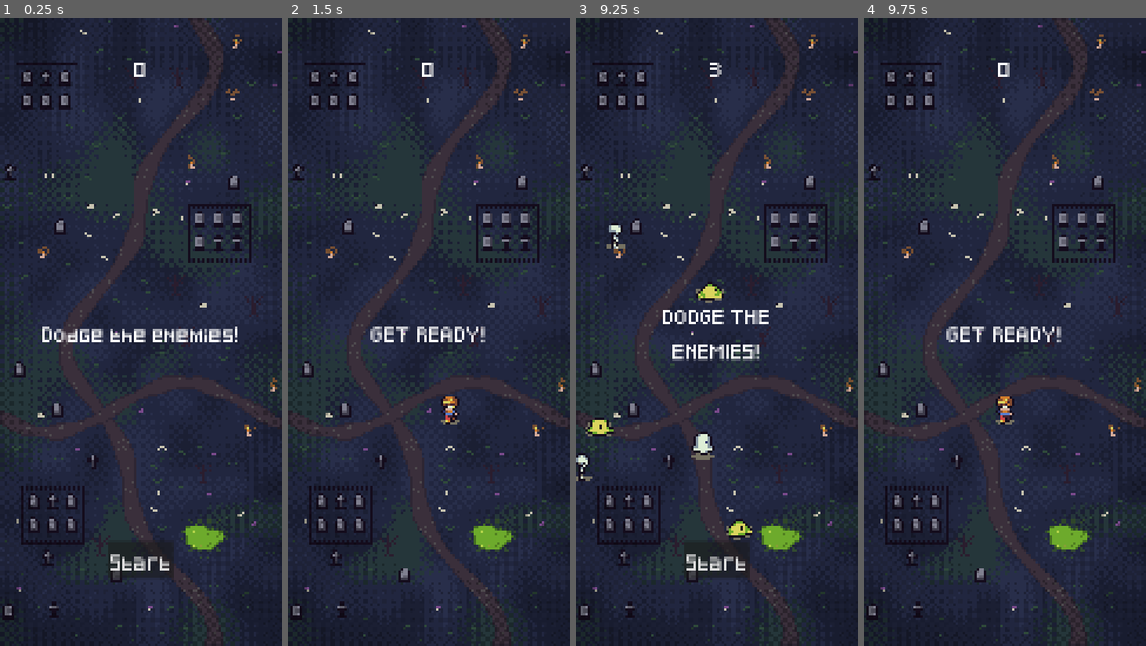
Above: before the commit, frames 1-4 (left to right).
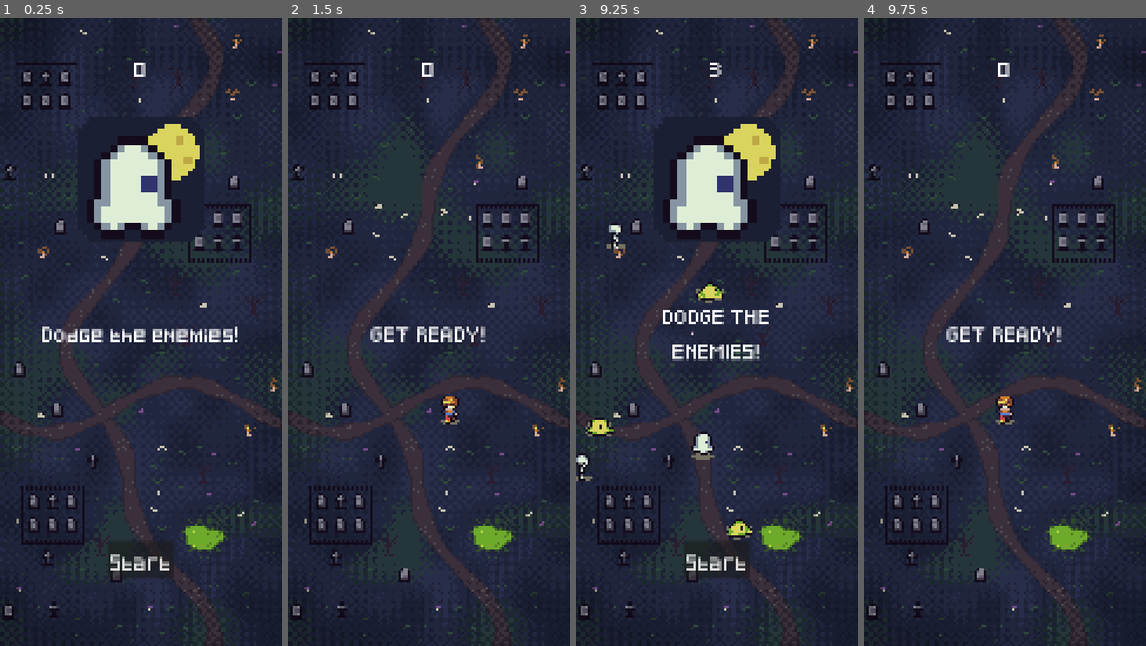
Above: after the commit, the same moments.

Repository: LucasLaurens/petit-jeu-tutorial
Game: Godot game, scene res://creer-un-jeu-sur-godot-facilement-assets-main/scenes/main.tscn
The game is run twice, just before and just after one commit, with the same random seed, the same clock (stepped at 60 frames per second) and the same inputs.
Inputs (mouse positions are in pixels of both pictures, inside the frame that each line leads up to):
- Up to frame 1 (0.25 s): no input
- Up to frame 2 (1.5 s): click "Start" at 0.5 s; tap Enter at 1.25 s; move the mouse to (491, 300) at 1.27 s; hold Right (move_right) from 1.28 s (still down); hold Shift from 1.28 s (still down); click (491, 300) at 1.42 s
- Up to frame 3 (9.25 s): release Right (move_right) at 2 s; release Shift at 2 s; drag from (660, 363) to (790, 407) at 2.02 s; move the mouse to (745, 193) at 2.77 s; hold Right (move_right) 2.78-3.5 s; tap Ctrl at 2.85, 7.35 s; drag from (702, 457) to (632, 237) at 3.52 s; move the mouse to (801, 426) at 4.27 s; hold Left (move_left) 4.28-5 s; tap Alt at 4.35, 8.85 s; drag from (632, 237) to (739, 394) at 5.02 s; move the mouse to (731, 332) at 5.77 s; hold Down (move_down) 5.78-6.5 s; hold Shift 5.78-6.5 s; click (731, 332) at 5.92 s; drag from (674, 175) to (660, 363) at 6.52 s; move the mouse to (779, 300) at 7.27 s; hold Up (move_up) 7.28-8 s; drag from (660, 363) to (702, 457) at 8.02 s; move the mouse to (745, 193) at 8.77 s; hold Down (move_down) from 8.78 s (still down)
- Up to frame 4 (9.75 s): release Down (move_down) at 9.5 s; click "Start" at 9.5 s

The runs differ from the first frame. In frame 1, 5.3% of the frame differs, in the area x 30-73%, y 15-36%; in frame 2, nothing differs; in frame 3, 5.3%; in frame 4, nothing differs.

Commit message:
feat(hud): add title screen with floating logo
The start screen now shows the logo above the tagline. It floats up
and down like the ghost it depicts, hides when Start is pressed and
comes back with the Start button after a game over.

Diff:
--- a/creer-un-jeu-sur-godot-facilement-assets-main/scenes/hud.tscn
+++ b/creer-un-jeu-sur-godot-facilement-assets-main/scenes/hud.tscn
@@ -2,6 +2,7 @@
 
 [ext_resource type="FontFile" uid="uid://cmqktardi52xe" path="res://creer-un-jeu-sur-godot-facilement-assets-main/fonts/Pixeled.ttf" id="1_gmimf"]
 [ext_resource type="Script" uid="uid://cqeyqessmg5ak" path="res://creer-un-jeu-sur-godot-facilement-assets-main/scripts/hud.gd" id="1_x8bw1"]
+[ext_resource type="Texture2D" uid="uid://djck20ycq8ku5" path="res://icon.png" id="2_logo"]
 
 [node name="HUD" type="CanvasLayer" unique_id=1084323230]
 script = ExtResource("1_x8bw1")
@@ -22,6 +23,23 @@
 text = "0"
 horizontal_alignment = 1
 vertical_alignment = 1
+
+[node name="Logo" type="TextureRect" parent="." unique_id=1740263311]
+texture_filter = 1
+anchors_preset = 8
+anchor_left = 0.5
+anchor_top = 0.5
+anchor_right = 0.5
+anchor_bottom = 0.5
+offset_left = -240.0
+offset_top = -820.0
+offset_right = 240.0
+offset_bottom = -340.0
+grow_horizontal = 2
+grow_vertical = 2
+texture = ExtResource("2_logo")
+expand_mode = 1
+stretch_mode = 5
 
 [node name="Message" type="Label" parent="." unique_id=560502217]
 anchors_preset = 8
--- a/creer-un-jeu-sur-godot-facilement-assets-main/scripts/hud.gd
+++ b/creer-un-jeu-sur-godot-facilement-assets-main/scripts/hud.gd
@@ -7,11 +7,29 @@
 const STARTING_MESSAGE: String = "DODGE THE ENEMIES!"
 const ENDING_MESSAGE: String = "GAME OVER!"
 const START_BUTTON_DELAY: float = 1.0
+## The logo floats up and down like the ghost it shows.
+const LOGO_FLOAT_HEIGHT: float = 20.0
+const LOGO_FLOAT_DURATION: float = 1.2
 
+@onready var _logo: TextureRect = $Logo
 @onready var _message: Label = $Message
 @onready var _message_timer: Timer = $MessageTimer
 @onready var _start_button: Button = $StartButton
 @onready var _score_label: Label = $ScoreLabel
+
+
+func _ready() -> void:
+	var float_tween := create_tween().set_loops().set_trans(Tween.TRANS_SINE)
+	(
+		float_tween
+		. tween_property(_logo, "position:y", -LOGO_FLOAT_HEIGHT, LOGO_FLOAT_DURATION)
+		. as_relative()
+	)
+	(
+		float_tween
+		. tween_property(_logo, "position:y", LOGO_FLOAT_HEIGHT, LOGO_FLOAT_DURATION)
+		. as_relative()
+	)
 
 
 func show_message(text: String) -> void:
@@ -28,14 +46,20 @@
 	_message.show()
 
 	await get_tree().create_timer(START_BUTTON_DELAY).timeout
-	_start_button.show()
+	_show_title_screen()
 
 
 func update_score(score: int) -> void:
 	_score_label.text = str(score)
 
 
+func _show_title_screen() -> void:
+	_logo.show()
+	_start_button.show()
+
+
 func _on_start_button_pressed() -> void:
+	_logo.hide()
 	_start_button.hide()
 	start_game.emit()
 
--- /dev/null
+++ b/test/test_hud.gd
@@ -0,0 +1,43 @@
+extends GutTest
+
+const HUD_SCENE: PackedScene = preload(
+	"res://creer-un-jeu-sur-godot-facilement-assets-main/scenes/hud.tscn"
+)
+
+var _hud: Hud
+
+
+func before_each() -> void:
+	_hud = HUD_SCENE.instantiate()
+	add_child_autofree(_hud)
+
+
+func test_title_screen_shows_logo_and_start_button() -> void:
+	# Act & Assert
+	assert_true(_hud._logo.visible)
+	assert_true(_hud._start_button.visible)
+
+
+func test_start_hides_title_screen_and_starts_game() -> void:
+	# Arrange
+	watch_signals(_hud)
+
+	# Act
+	_hud._on_start_button_pressed()
+
+	# Assert
+	assert_false(_hud._logo.visible)
+	assert_false(_hud._start_button.visible)
+	assert_signal_emitted(_hud, "start_game")
+
+
+func test_title_screen_returns_after_game_over() -> void:
+	# Arrange
+	_hud._on_start_button_pressed()
+
+	# Act
+	_hud._show_title_screen()
+
+	# Assert
+	assert_true(_hud._logo.visible)
+	assert_true(_hud._start_button.visible)
Not shown, added: test/test_hud.gd.uid
Not shown, changed: README.md
